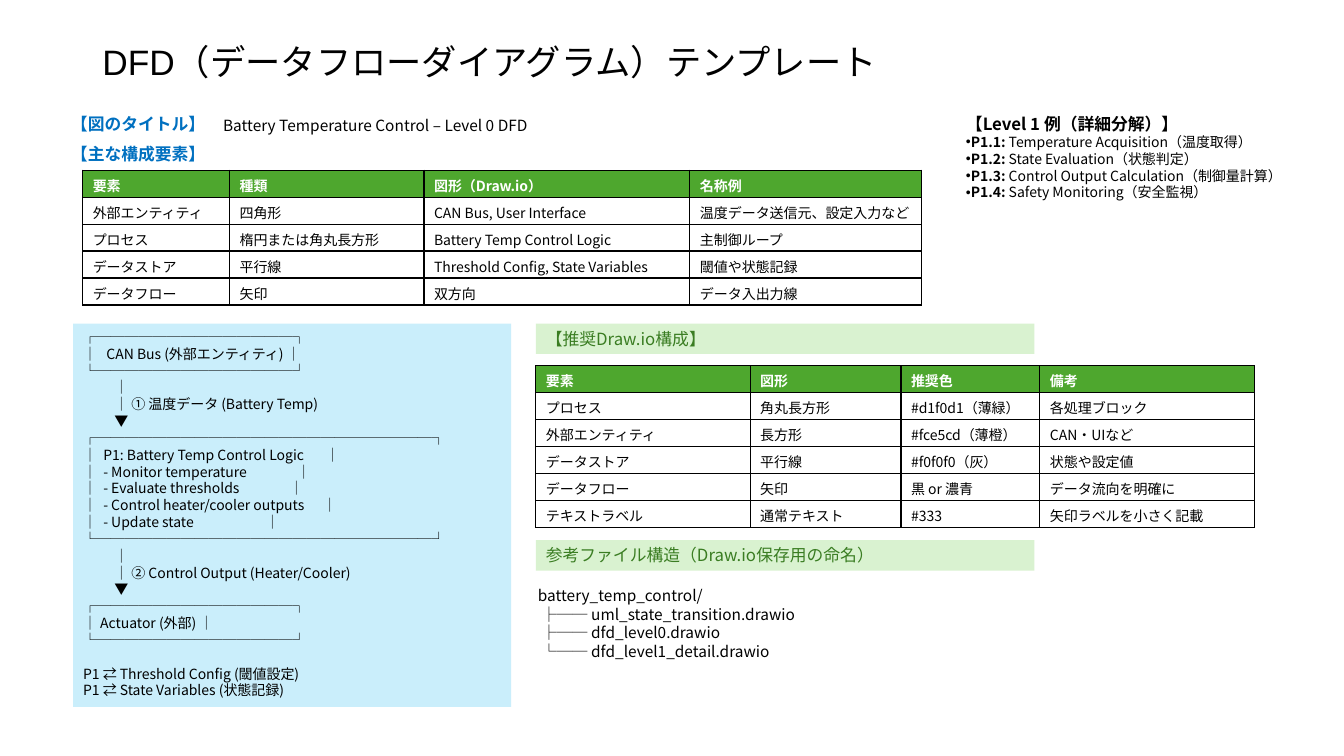
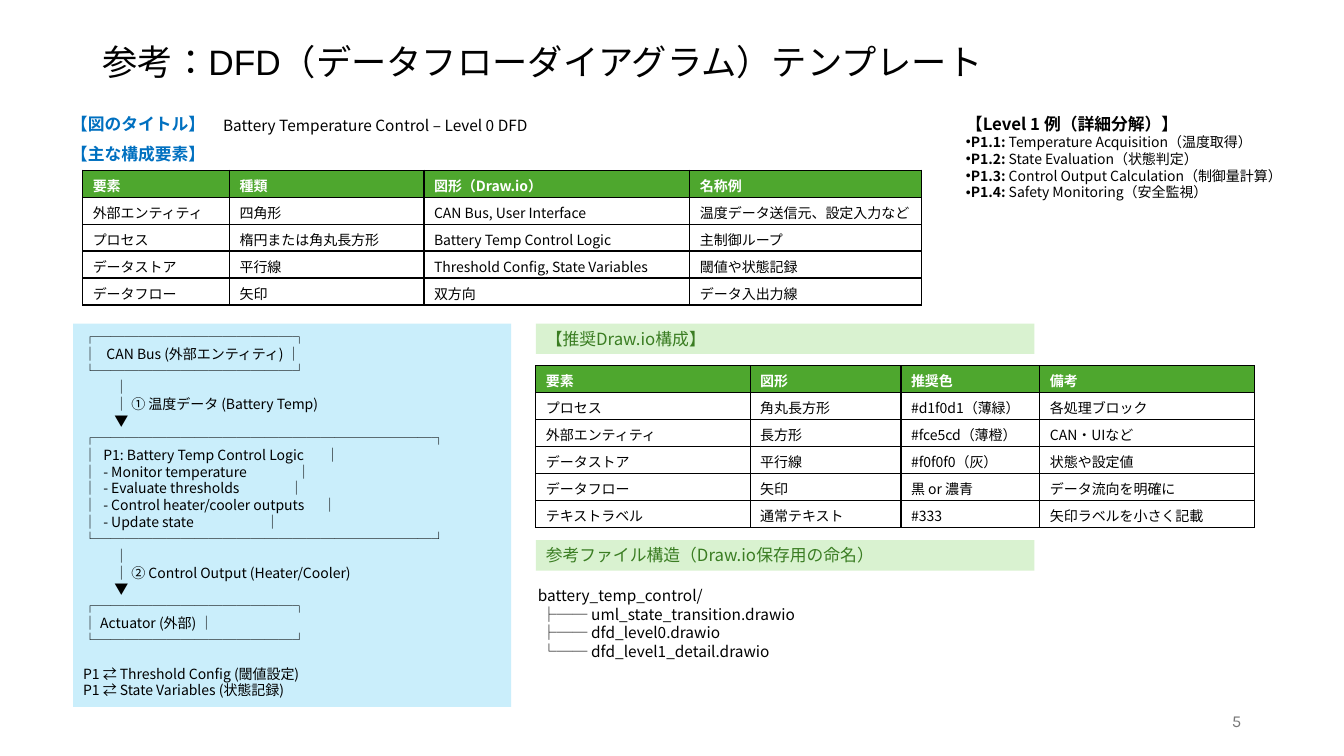
Before and after one commit to KazYag/nyaTraining-python-project, a slide deck: slide 5 of Specification/基本仕様.pptx (slide 4 before the commit). Drawn at 1344x756 pixels with LibreOffice and Linux fonts; fonts in the diff are those of the drawing. Boxes give left, top, right and bottom in pixels: in the first picture for what was removed or moved away, otherwise in the second. Text is boxed around its words. In the diff, an @@ line names an element or a change of style, - is before the commit and + after.

```diff
--- a/Specification/基本仕様.pptx
+++ b/Specification/基本仕様.pptx
@@ title at (102, 45, 982, 79): text changed @@
-DFD（データフローダイアグラム）テンプレート
+参考：DFD（データフローダイアグラム）テンプレート
@@ page number added at (1232, 716, 1241, 727), 12 pt, text #797979 @@
+5
```
Also in this commit, not shown: 3 other slides changed, 1 slide added, 3 slides removed, 4 other files.
